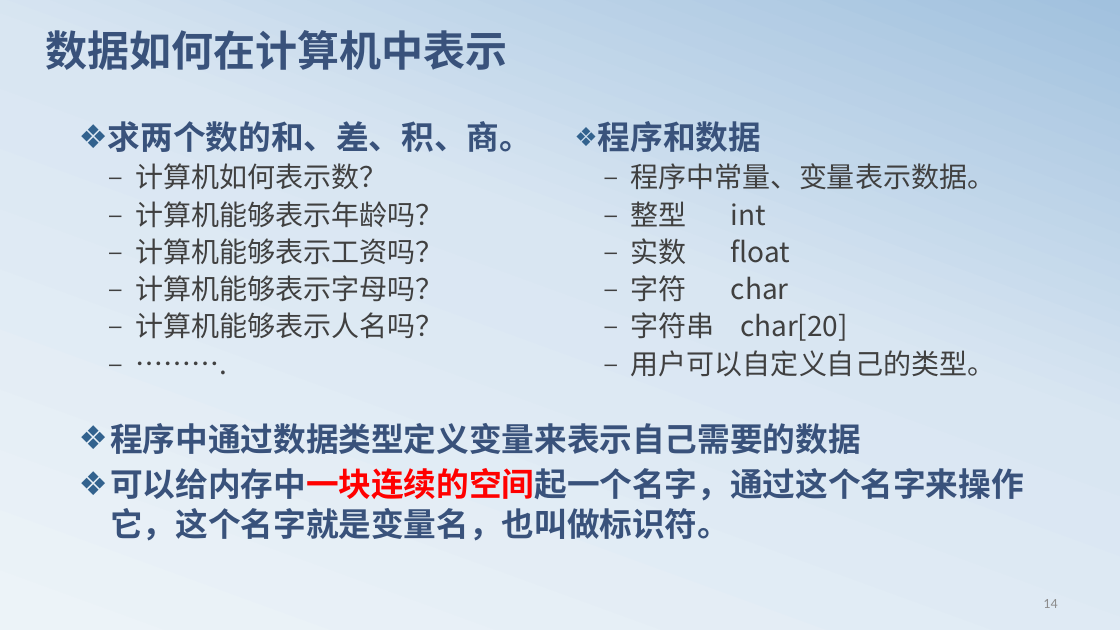
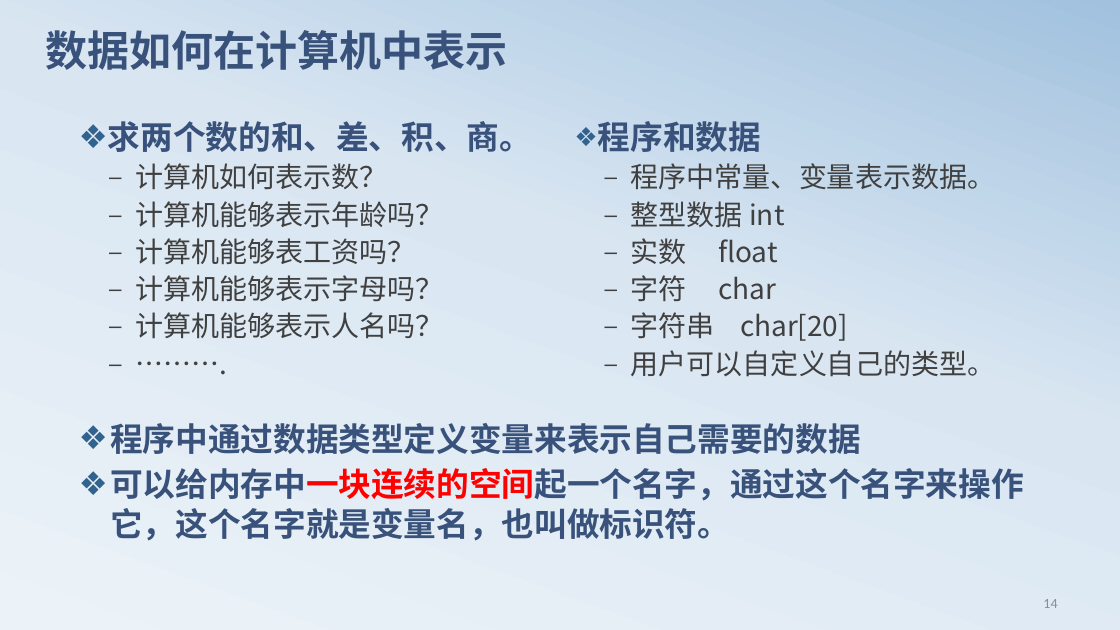
Before and after one commit to edu2act/course-C, a slide deck: slide 15 of materials/slides/chapt02.pptx. Drawn at 1120x630 pixels with LibreOffice and Linux fonts; fonts in the diff are those of the drawing. Boxes give left, top, right and bottom in pixels: in the first picture for what was removed or moved away, otherwise in the second. Text is boxed around its words. In the diff, an @@ line names an element or a change of style, - is before the commit and + after.

```diff
--- a/materials/slides/chapt02.pptx
+++ b/materials/slides/chapt02.pptx
@@ text at (x1=631, y1=201, x2=784, y2=228): text changed @@
-  – 整型 int
+  – 整型数据 int
@@ text at (x1=135, y1=238, x2=415, y2=265): text changed @@
-  – 计算机能够表示工资吗？
+  – 计算机能够表工资吗？
```
Also in this commit, not shown: 26 other slides changed, 5 other files.
